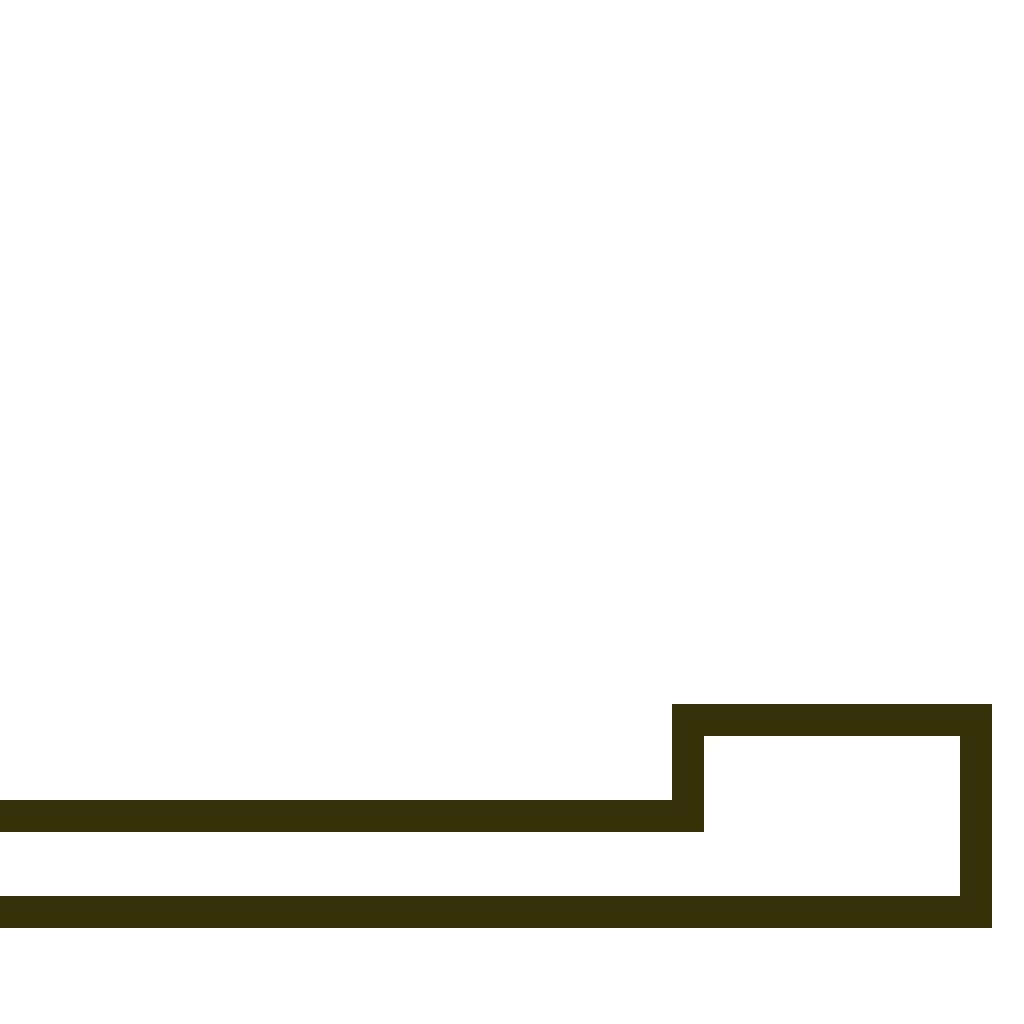
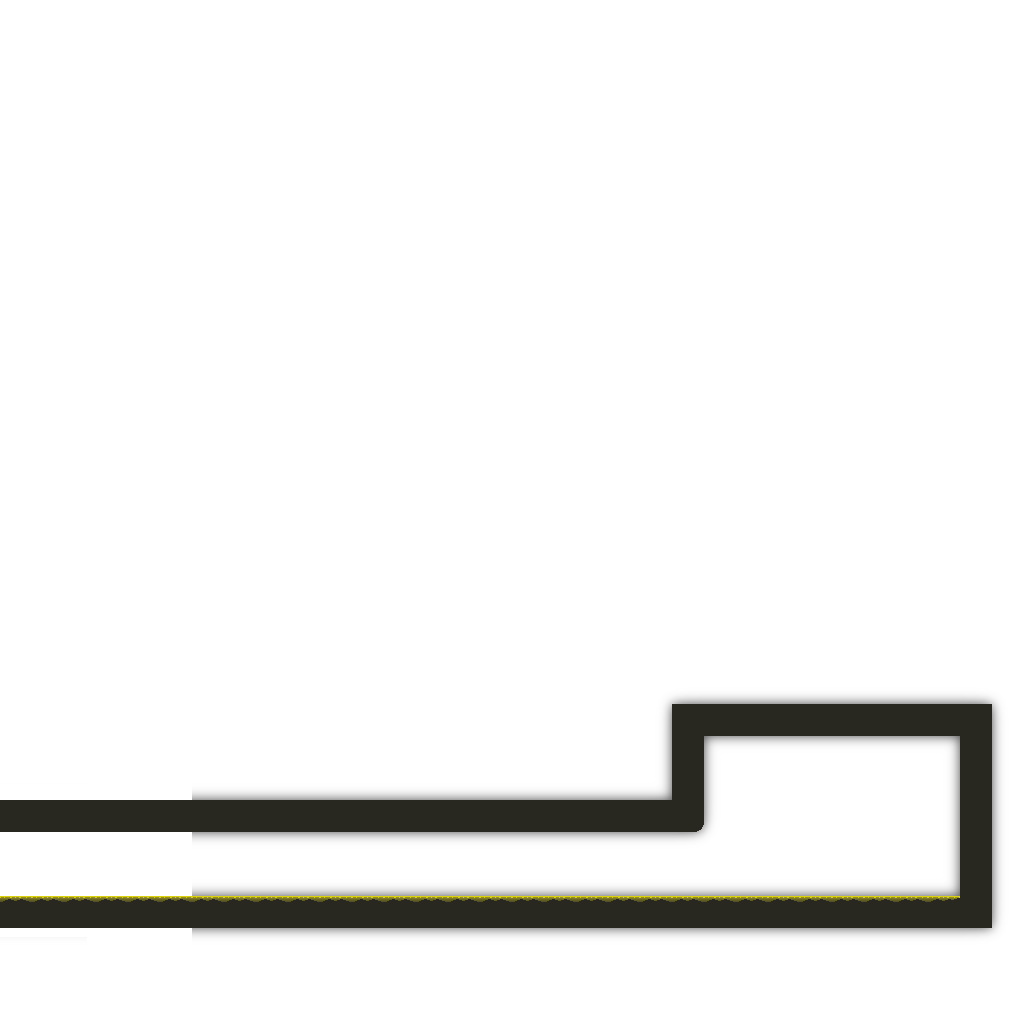
Before/after of a 1024px x 1024px layered artwork. What changed in the layer stack:
added layer "Layer 2 copy" above "Layer 2 copy 2" over left=0, top=704, right=992, bottom=928
added layer "Layer 2 copy 2" (50%) above "Layer 2" over left=0, top=691, right=1005, bottom=941
"Layer 2": opacity 100% → 50%, painted on it over left=0, top=691, right=1005, bottom=941
